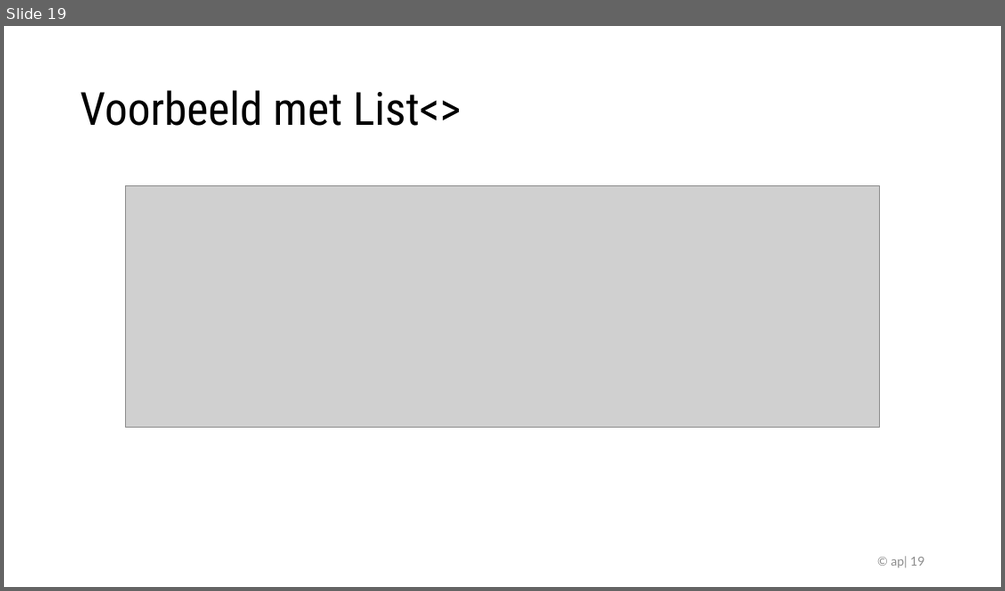
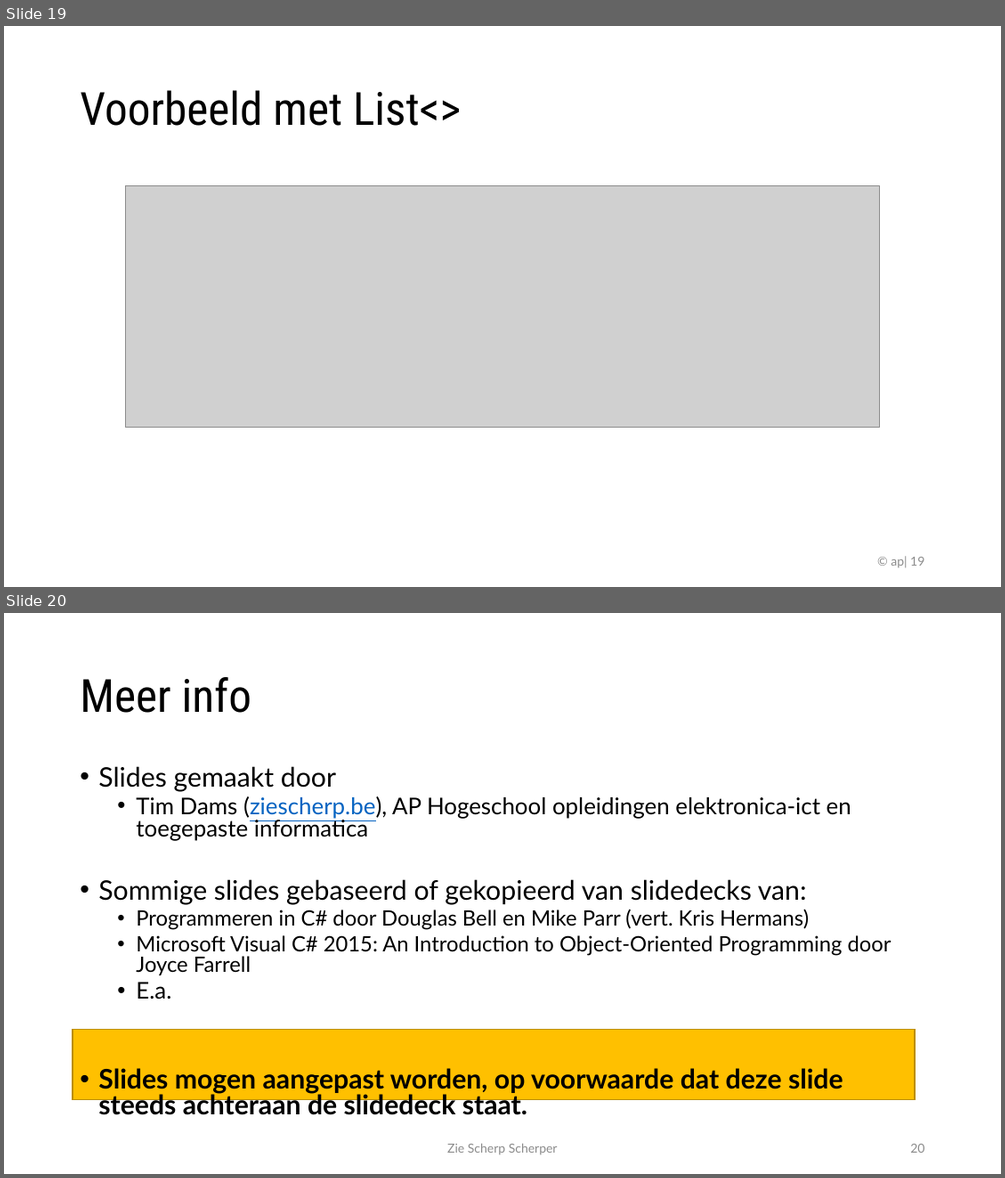
Before and after one commit to timdams/ziescherpscherper_gitbook, a slide deck: _SLIDES/2020_DEEL2/H7-Compositie/les10_compositie.pptx. Shown one above the other, each under a label of ours: slide 19 before the commit, slides 19 and 20 after it. The pictures are 1005x591 and 1005x1178 pixels, drawn with LibreOffice and Linux fonts; fonts in the diff are those of the drawing; grey boxes stand for pictures; background and template pictures are left out. Boxes give left, top, right and bottom in pixels: in the first picture for what was removed or moved away, otherwise in the second. Text is boxed around its words. In the diff, an @@ line names an element or a change of style, - is before the commit and + after.

Commit message:
slides

```diff
--- a/_SLIDES/2020_DEEL2/H7-Compositie/les10_compositie.pptx
+++ b/_SLIDES/2020_DEEL2/H7-Compositie/les10_compositie.pptx
@@ slide 20 added at [4, 613, 1001, 1174], background #FFFFFF @@
@@ title added at [80, 677, 252, 713], 44 pt, text #000000 @@
+Meer info
@@ text added at [98, 766, 891, 1119], 25.9 pt, text #000000 @@
+• Slides gemaakt door
+  • Tim Dams (ziescherp.be), AP Hogeschool opleidingen elektronica-ict en toegepaste informatica
+• Sommige slides gebaseerd of gekopieerd van slidedecks van:
+  • Programmeren in C# door Douglas Bell en Mike Parr (vert. Kris Hermans)
+  • Microsoft Visual C# 2015: An Introduction to Object-Oriented Programming door Joyce Farrell
+  • E.a.
+• Slides mogen aangepast worden, op voorwaarde dat deze slide steeds achteraan de slidedeck staat.
@@ rectangle added at [73, 1029, 914, 1099], fill #FFC000, outline #BD8E00 1 pt @@
@@ text added at [447, 1143, 558, 1154], 12 pt, text #8C8C8C @@
+Zie Scherp Scherper
@@ page number added at [910, 1143, 924, 1152], 12 pt, text #8C8C8C @@
+20
```
Also in this commit, not shown: 38 other files.
